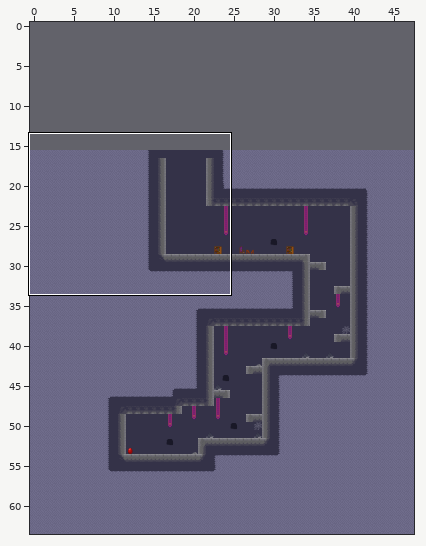
A Tiled map gets an edit: Assets/tower1.tmx. Above, an overview of the earlier version with the close-up marked.
Close-up. Before the edit:
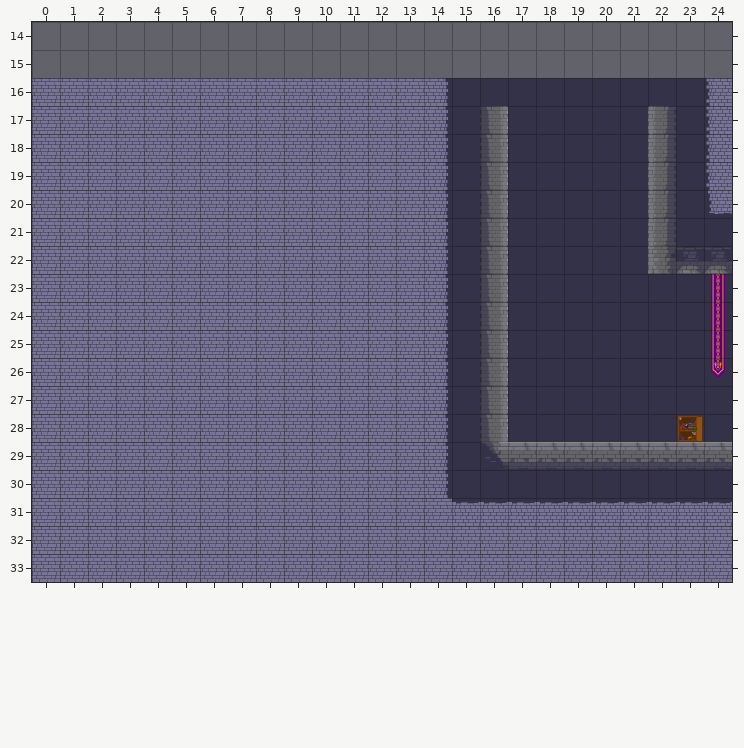
Cells are 64x64 px. Shown: x 0..24, y 14..33. The commit also changed other parts of the map, which this record leaves out. The old version is drawn lined up with the new one.
After:
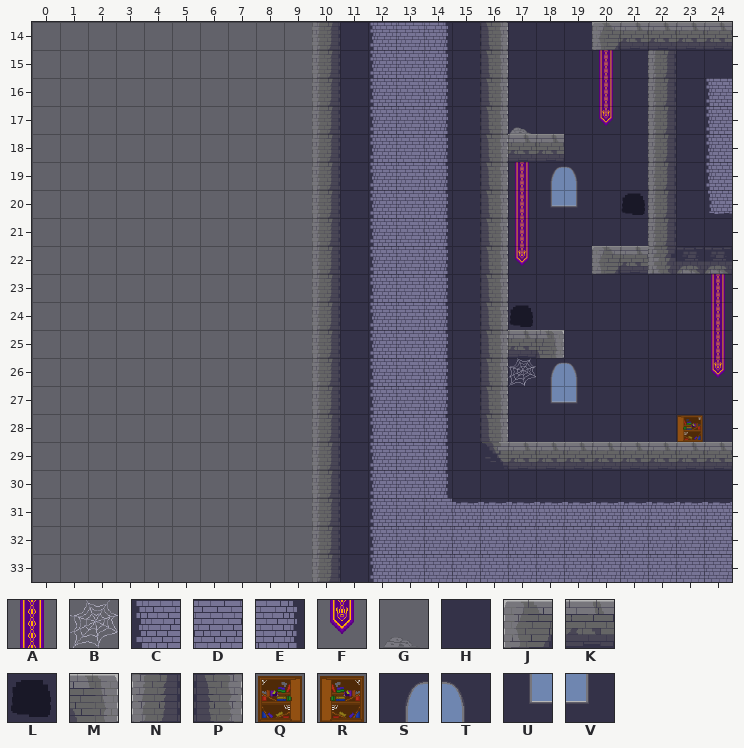
Key: from "Tower Game": A 3, B 4 "ToBeCleaned", C 8, D 9, E 10, F 11, G 20 flipped left-right "ToBeCleaned", H 24, J 25, K 26, L 28 "ToBeCleaned", M 36, N 40, P 44, Q 46 "ToBeCleaned", R 46 flipped left-right "ToBeCleaned", S 64, T 65, U 72, V 73.
_ is an empty cell.
Objects are placed by their top-left corner, in cells (3,4 is the top-left corner of cell 3,4); size is 1x1 cell unless given.
Tiles replaced or removed in this view: D.
Changes in this commit:
Changed rows in their new state; . is an unchanged cell.
map size 48x48 -> 48x64 cells (old content now starts at 0,16; both pictures use the new coordinates)
Layer "Background":
first column x 0:
14 ..........NHCDEHHHHHH....
15 ..........NHCDEHHHHHHHHHH
16 __________NHC............
17 __________NHC............
18 __________NHC............
19 __________NHC............
20 __________NHC............
21 __________NHC............
22 __________NHC............
23 __________NHC............
24 __________NHC............
25 __________NHC............
26 __________NHC............
27 __________NHC............
28 __________NHC............
29 __________NHC............
30 __________NHC............
31 __________NHC............
32 __________NHC............
33 __________NHC............
Layer "Decorations":
first column x 17:
15 ...A
16 ...A
17 ...F
19 AST.
20 AUV.
21 A...
22 F...
first column x 18:
26 ST
27 UV
Layer "Ground":
first column x 16:
14 P.....KKK
15 P.....N..
16 P.....N..
Layer "Platforms":
first column x 20:
14 JK
first column x 17:
18 KK
first column x 17:
22 ...JK
25 KM...
Layer "Objects":
changed: Q "ToBeCleaned" at 23,28 -> R "ToBeCleaned" at 23,28
added: G "ToBeCleaned" at 17,17
added: L "ToBeCleaned" at 21,20
added: L "ToBeCleaned" at 17,24
added: B "ToBeCleaned" at 17,26
